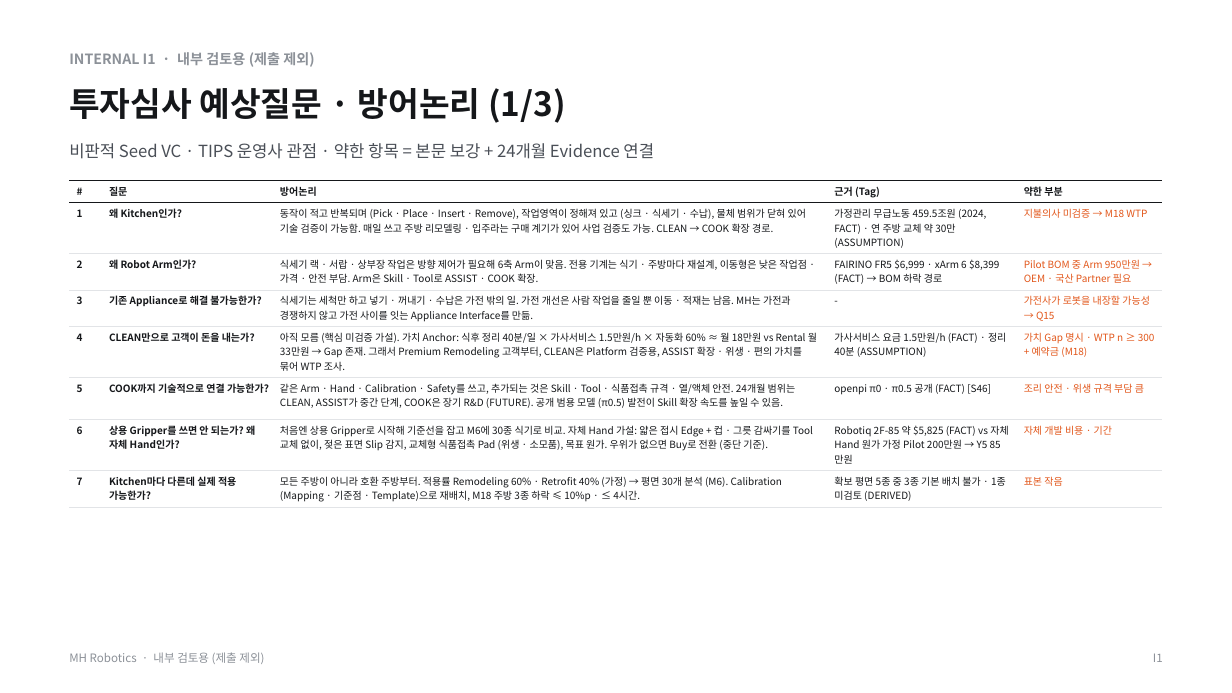
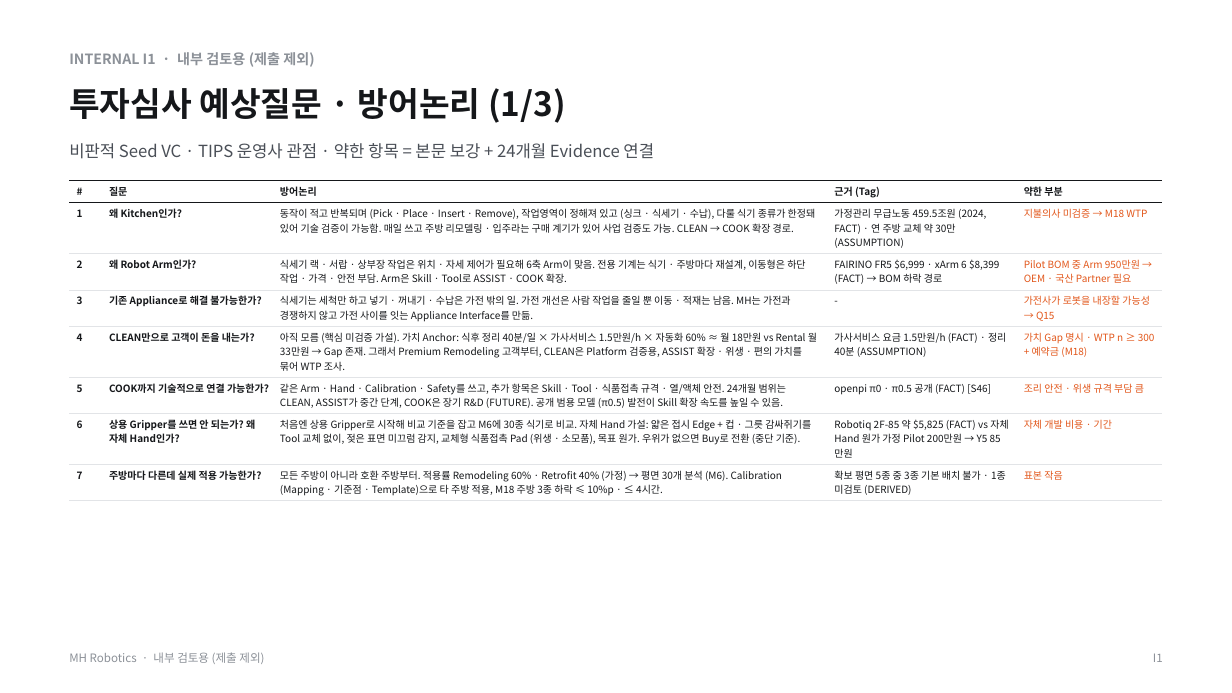
Before and after one commit to kimdonghyun2789-hash/D, a slide deck: slide 2 of MH/MH_Robotics_IR_Internal_QA.pptx. Drawn at 1232x693 pixels with LibreOffice and Linux fonts; fonts in the diff are those of the drawing. Boxes give left, top, right and bottom in pixels: in the first picture for what was removed or moved away, otherwise in the second. Text is boxed around its words. In the diff, an @@ line names an element or a change of style, - is before the commit and + after.

```diff
--- a/MH/MH_Robotics_IR_Internal_QA.pptx
+++ b/MH/MH_Robotics_IR_Internal_QA.pptx
@@ table at [69,181,1163,501] @@
-row 2, column 3: 동작이 적고 반복되며 (Pick · Place · Insert · Remove), 작업영역이 정해져 있고 (싱크 · 식세기 · 수납), 물체 범위가 닫혀 있어 기술 검증이 가능함. 매일 쓰고 주방 리모델링 · 입주라는 구매 계기가 있어 사업 검증도 가능. CLEAN → COOK 확장 경로.
+row 2, column 3: 동작이 적고 반복되며 (Pick · Place · Insert · Remove), 작업영역이 정해져 있고 (싱크 · 식세기 · 수납), 다룰 식기 종류가 한정돼 있어 기술 검증이 가능함. 매일 쓰고 주방 리모델링 · 입주라는 구매 계기가 있어 사업 검증도 가능. CLEAN → COOK 확장 경로.
-row 3, column 3: 식세기 랙 · 서랍 · 상부장 작업은 방향 제어가 필요해 6축 Arm이 맞음. 전용 기계는 식기 · 주방마다 재설계, 이동형은 낮은 작업점 · 가격 · 안전 부담. Arm은 Skill · Tool로 ASSIST · COOK 확장.
+row 3, column 3: 식세기 랙 · 서랍 · 상부장 작업은 위치 · 자세 제어가 필요해 6축 Arm이 맞음. 전용 기계는 식기 · 주방마다 재설계, 이동형은 하단 작업 · 가격 · 안전 부담. Arm은 Skill · Tool로 ASSIST · COOK 확장.
-row 6, column 3: 같은 Arm · Hand · Calibration · Safety를 쓰고, 추가되는 것은 Skill · Tool · 식품접촉 규격 · 열/액체 안전. 24개월 범위는 CLEAN, ASSIST가 중간 단계, COOK은 장기 R&D (FUTURE). 공개 범용 모델 (π0.5) 발전이 Skill 확장 속도를 높일 수 있음.
+row 6, column 3: 같은 Arm · Hand · Calibration · Safety를 쓰고, 추가 항목은 Skill · Tool · 식품접촉 규격 · 열/액체 안전. 24개월 범위는 CLEAN, ASSIST가 중간 단계, COOK은 장기 R&D (FUTURE). 공개 범용 모델 (π0.5) 발전이 Skill 확장 속도를 높일 수 있음.
-row 7, column 3: 처음엔 상용 Gripper로 시작해 기준선을 잡고 M6에 30종 식기로 비교. 자체 Hand 가설: 얇은 접시 Edge + 컵 · 그릇 감싸기를 Tool 교체 없이, 젖은 표면 Slip 감지, 교체형 식품접촉 Pad (위생 · 소모품), 목표 원가. 우위가 없으면 Buy로 전환 (중단 기준).
+row 7, column 3: 처음엔 상용 Gripper로 시작해 비교 기준을 잡고 M6에 30종 식기로 비교. 자체 Hand 가설: 얇은 접시 Edge + 컵 · 그릇 감싸쥐기를 Tool 교체 없이, 젖은 표면 미끄럼 감지, 교체형 식품접촉 Pad (위생 · 소모품), 목표 원가. 우위가 없으면 Buy로 전환 (중단 기준).
-row 8, column 2: Kitchen마다 다른데 실제 적용 가능한가?
+row 8, column 2: 주방마다 다른데 실제 적용 가능한가?
-row 8, column 3: 모든 주방이 아니라 호환 주방부터. 적용률 Remodeling 60% · Retrofit 40% (가정) → 평면 30개 분석 (M6). Calibration (Mapping · 기준점 · Template)으로 재배치, M18 주방 3종 하락 ≤ 10%p · ≤ 4시간.
+row 8, column 3: 모든 주방이 아니라 호환 주방부터. 적용률 Remodeling 60% · Retrofit 40% (가정) → 평면 30개 분석 (M6). Calibration (Mapping · 기준점 · Template)으로 타 주방 적용, M18 주방 3종 하락 ≤ 10%p · ≤ 4시간.
```
Also in this commit, not shown: 5 other slides changed, 34 other files.
